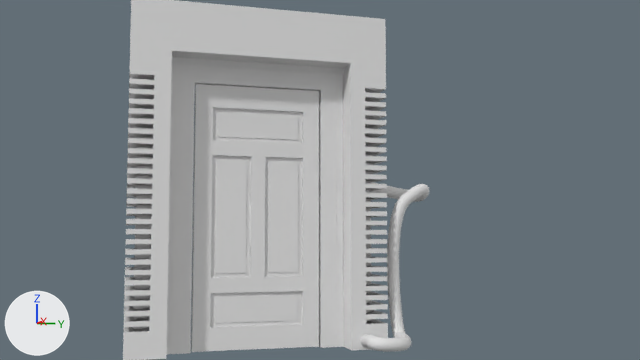
A saved change to the Blender file models/cave/portal01/portal02.blend.
The view is the same before and after, from the file's camera 'Camera'. The axes (+X, +Y, +Z) are drawn at lower left. The lights are the same throughout. Materials are left out; every surface is plain grey.

The older version as bpy lines, for what is in view:
```python
ob_beziercircle = bpy.data.objects.new('BezierCircle', cu_beziercircle)
ob_beziercircle.location = (0.0, 0.0, 0.0)
ob_beziercircle.scale = (0.0333, 0.0333, 0.0333)
ob_beziercurve = bpy.data.objects.new('BezierCurve', cu_beziercurve)
ob_beziercurve.location = (0.349, 0.826, 0.045)
ob_beziercurve.rotation_euler = (1.571, 0.0, 1.571)  # degrees (90, 0, 90)
ob_cube = bpy.data.objects.new('Cube', me_cube)
ob_cube.location = (0.0, 0.0, 0.899)
ob_door_001 = bpy.data.objects.new('door.001', me_cube_016)
ob_door_001.location = (0.0, 0.0, 0.704)
ob_door_001.scale = (0.0225, 0.338, 0.698)
# also in view: 'frame.001' at (0.0, 0.0, 0.79)
```
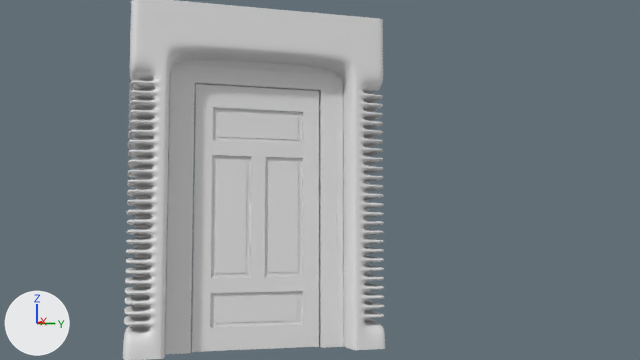
Commit message: portal02 tweaks

What differs and where, as boxes [x1, y1, x2, y2] in the pictures (640 x 360 px):
'Cube', modifiers changed: before [123, 0, 388, 360]; after [123, 0, 385, 360]
'BezierCurve', hidden: before [360, 183, 429, 351]

Patch to the scene script:
```diff
--- a/models/cave/portal01/portal02.blend.py
+++ b/models/cave/portal01/portal02.blend.py
@@ me_cube @@
 me_cube.from_pydata(...)  # 886 vertices, 871 faces; spans x -0.17..0.17, y 0.0..0.68, z -0.9..0.9
 # used by ob_cube; location = (0.0, 0.0, 0.899)
+# me_cube part 1: all faces are now shaded smooth (871 of 871 changed)
@@ ob_cube @@
 _m = ob_cube.modifiers.new('Mirror', 'MIRROR')
 _m.use_clip = True
+_m = ob_cube.modifiers.new('Subsurf', 'SUBSURF')
+_m.levels = 2
@@ ob_beziercircle @@
 ob_beziercircle.scale = (0.0333, 0.0333, 0.0333)
+ob_beziercircle.hide_set(True)  # its collection is switched off
@@ ob_beziercurve @@
 ob_beziercurve = bpy.data.objects.new('BezierCurve', cu_beziercurve)
-ob_beziercurve.location = (0.349, 0.826, 0.045)
+ob_beziercurve.location = (0.349, 0.826, -0.981)
 ob_beziercurve.rotation_euler = (1.571, 0.0, 1.571)  # degrees (90, 0, 90)
+ob_beziercurve.hide_set(True)  # its collection is switched off
```
